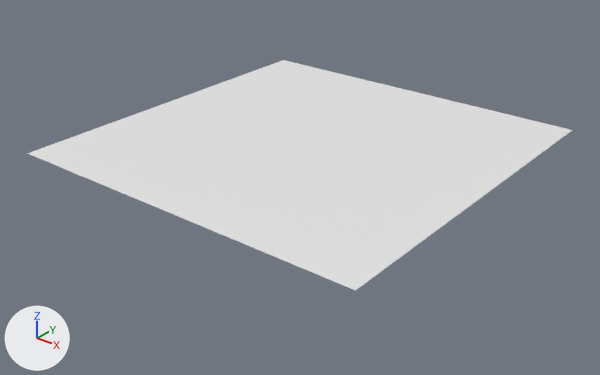
What one commit did to the glTF model client/assets/models/shapes/grid_31.glb.
The view is the same before and after, from a camera (50 mm lens) standing at (2.44, -3.13, 1.66) and looking at (0.02, -0.09, -0.22). The lights are fixed; the arrows at lower left show +X, +Y and +Z.
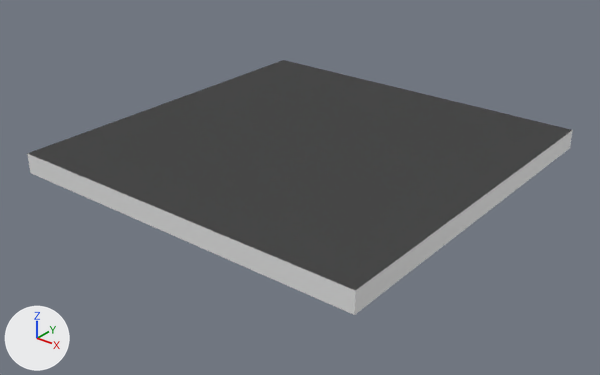
Boxes [x1, y1, x2, y2] around the edits, measured in the pictures (600 x 375 px):
'Grid.002', added
    after: [27, 61, 573, 315]

Patch to the scene script:
```diff
--- a/client/assets/models/shapes/grid_31.glb.py
+++ b/client/assets/models/shapes/grid_31.glb.py
@@ me_grid_003 @@
+me_grid_003.from_pydata(...)  # 113 vertices, 192 faces; spans x -1.0..1.0, y -1.0..1.0, z -0.11..0.0
@@ ob_grid_002 @@
+ob_grid_002 = bpy.data.objects.new('Grid.002', me_grid_003)
+ob_grid_002.location = (0.0, 0.0, 0.0)
```
